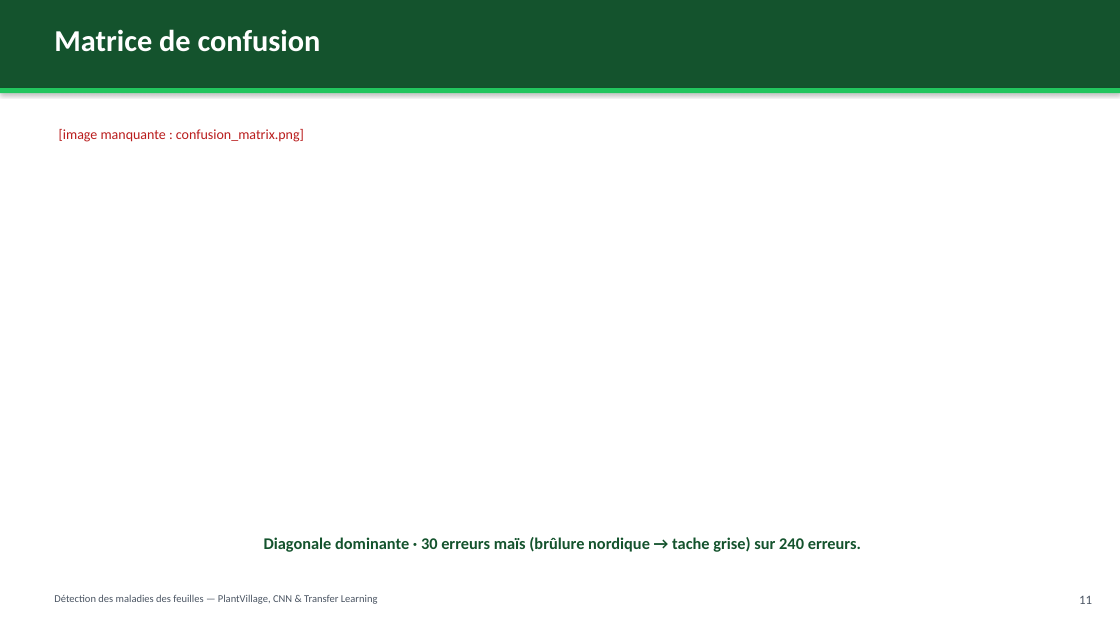
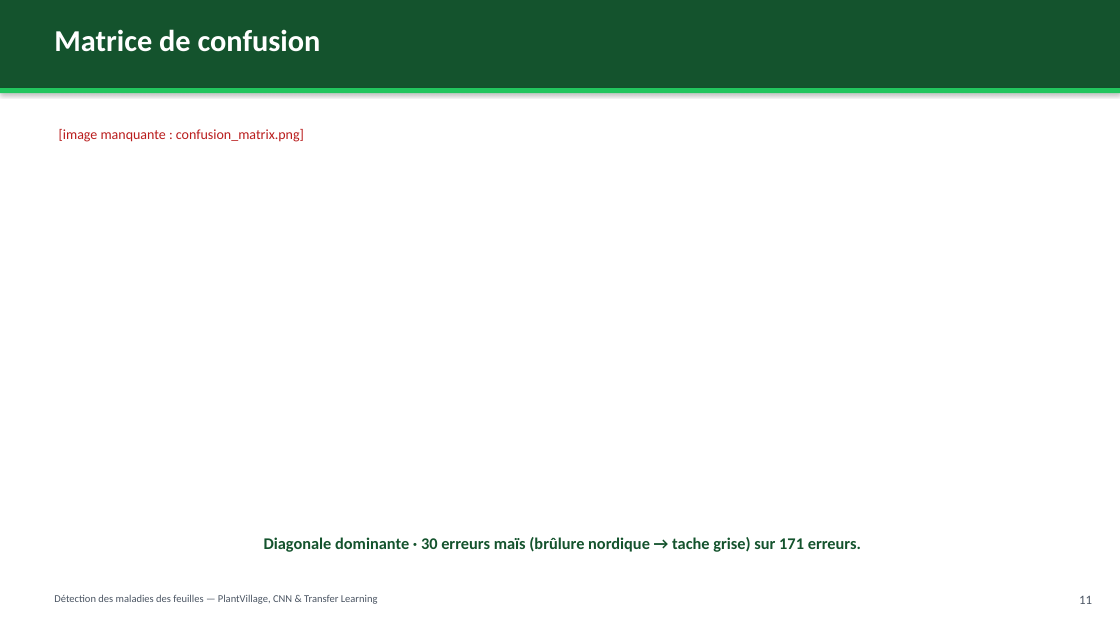
Before and after one commit to Haitam-Elouali/DeepLearning, a slide deck: slide 12 of docs/presentation/presentation_soutenance.pptx. Drawn at 1120x630 pixels with LibreOffice and Linux fonts; fonts in the diff are those of the drawing. Boxes give left, top, right and bottom in pixels: in the first picture for what was removed or moved away, otherwise in the second. Text is boxed around its words. In the diff, an @@ line names an element or a change of style, - is before the commit and + after.

```diff
--- a/docs/presentation/presentation_soutenance.pptx
+++ b/docs/presentation/presentation_soutenance.pptx
@@ text at [264,537,861,552]: text changed @@
-Diagonale dominante · 30 erreurs maïs (brûlure nordique → tache grise) sur 240 erreurs.
+Diagonale dominante · 30 erreurs maïs (brûlure nordique → tache grise) sur 171 erreurs.
```
Also in this commit, not shown: 7 other slides changed, 31 other files.
